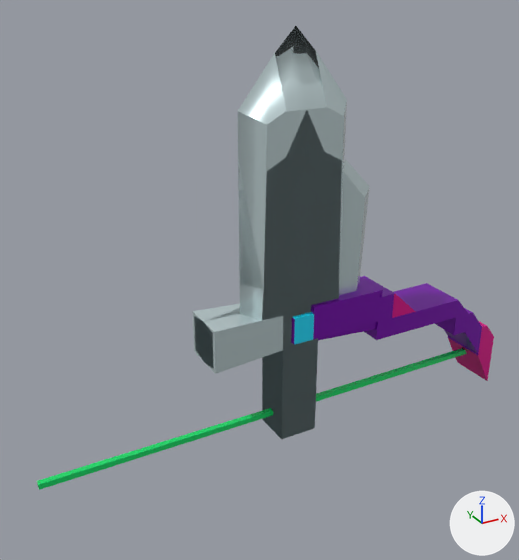
Renders of the glTF model assets/models/gamer_bow/gamer bow.gltf from each side of a commit.
Camera for both pictures: a 50 mm camera at (-4.94, -8.05, 7.01) aimed at (-0.47, 0.09, 2.94). The lights are fixed; the arrows at lower right show +X, +Y and +Z. Where no turn or scale is listed for an object, it has been applied to the vertices. Vertices at the same position are counted once.
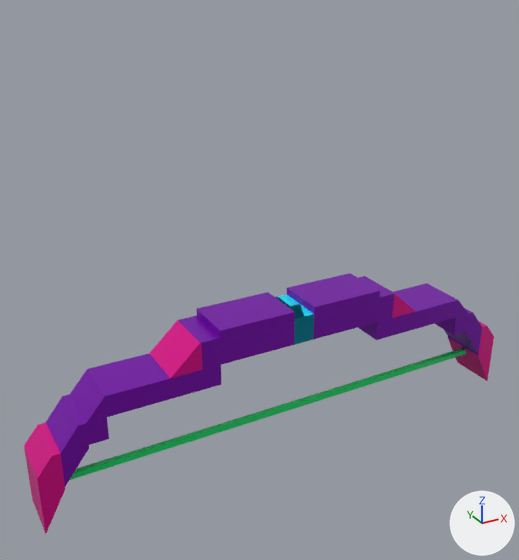
The newer file is also turned or shifted as a whole; pictures and numbers use the older file's frame.

Boxes (x1, y1, x2, y2) around the edits, measured in the pictures (519 x 560 px):
'Cube.001', deleted: before (193, 26, 383, 439)
    faces in mat_metal (white #d5e8eb): (193, 26, 347, 439)
    faces in mat_wood (purple #8400bc): (318, 277, 383, 340)
'Cube.002', reshaped: before (291, 276, 494, 381); after (24, 273, 494, 534)
'Cube', deleted: before (339, 160, 370, 295)
part 1 of me_cube_004, added: after (24, 292, 314, 534)

What the commit changed:
me_cube_004 is used by ob_cube_002; location (0.0, 0.0, 2.26); scale (-0.161, -0.38, -0.204).
me_cube_004 had 58 vertices, 112 faces and spanned x -24.1..1.0, y -1.0..1.0, z -1.5..9.8.
me_cube_004 now has 108 vertices, 224 faces and spans x -24.1..24.1, y -1.0..1.0, z -1.5..9.8.
Part 1, on me_cube_004:
35 vertices are added at x 1.0..24.1, y -1.0..1.0, z -1.5..9.8.
15 new vertices lie (0.0, 2.0, 0.0) away from vertices in x 10.0..24.1, y -1.0, z -1.0..9.8.
78 new faces join them, mat_wood (purple #8400bc).
8 new faces join them, mat_material_001 (cyan #0cdeff).
26 new faces join them, mat_material_002 (pink #f10098).
Object 'Cube' (ob_cube) is deleted.
Object 'Cube.001' (ob_cube_001) is deleted.
